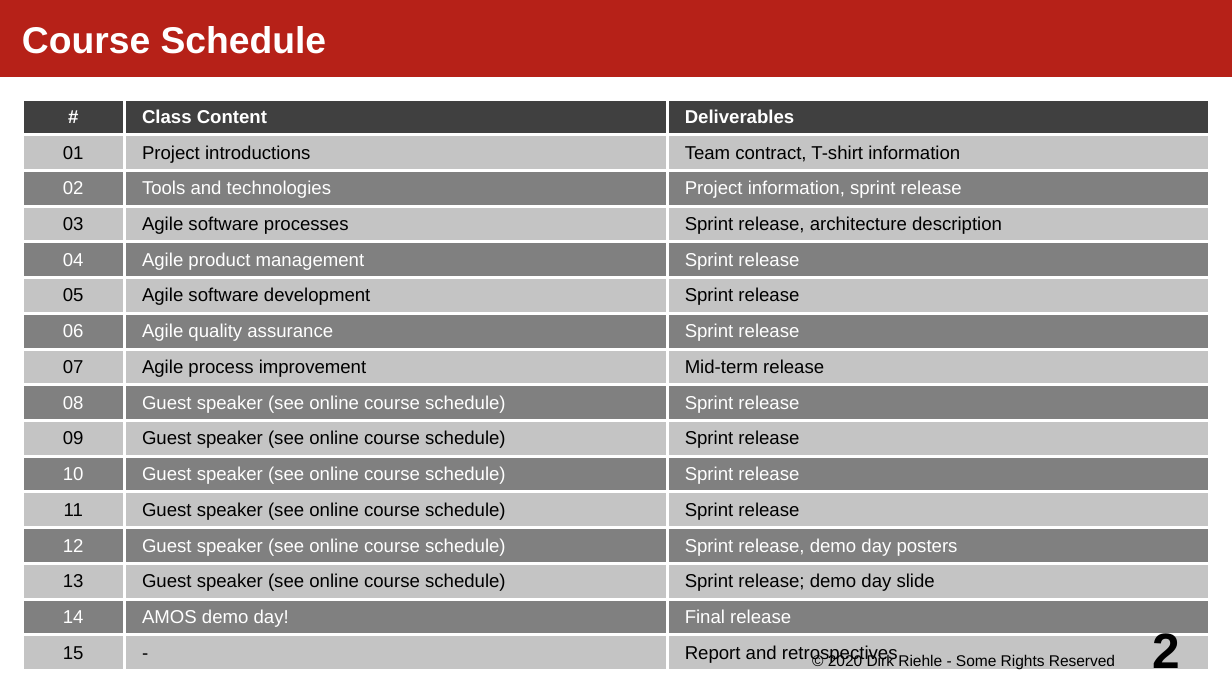
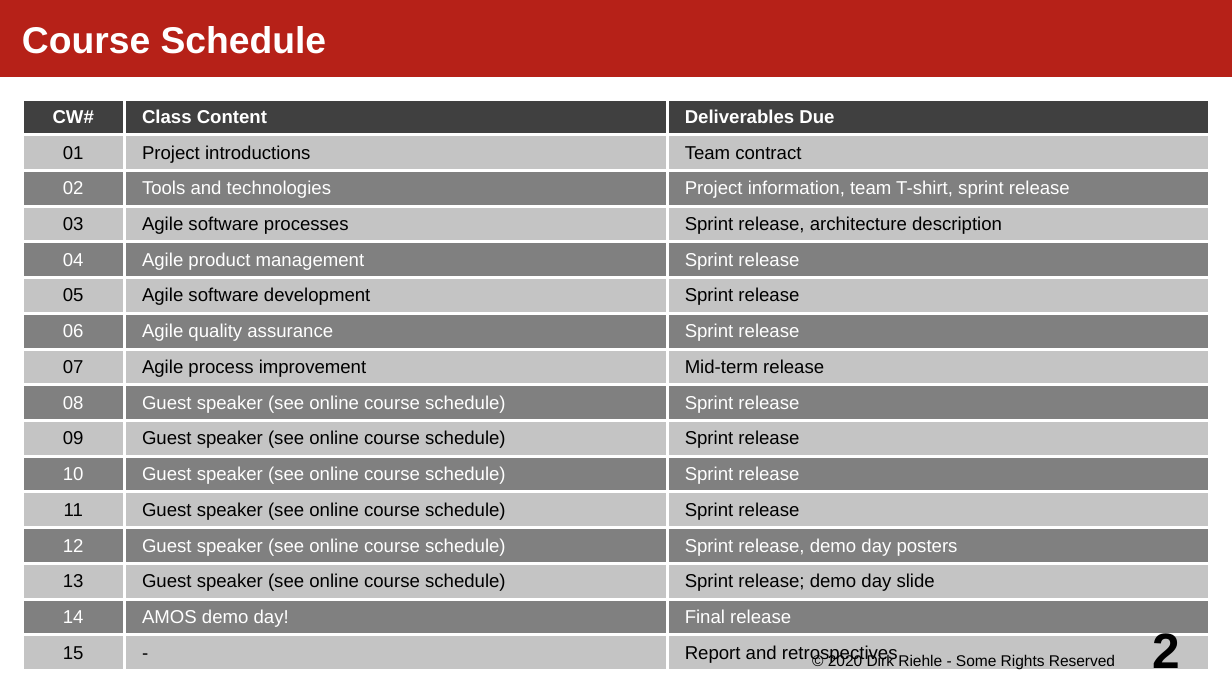
Before and after one commit to dirkriehle/amos-course, a slide deck: slide 2 of Lecture slides/AMOS A02 - Course Schedule.odp. Drawn at 1232x693 pixels with LibreOffice and Linux fonts; fonts in the diff are those of the drawing. Boxes give left, top, right and bottom in pixels: in the first picture for what was removed or moved away, otherwise in the second. Text is boxed around its words. In the diff, an @@ line names an element or a change of style, - is before the commit and + after.

Commit message:
Tried to clarify schedule further.

```diff
--- a/Lecture slides/AMOS A02 - Course Schedule.odp
+++ b/Lecture slides/AMOS A02 - Course Schedule.odp
@@ table at (x1=22, y1=99, x2=1212, y2=672) @@
-row 1, column 1: #
+row 1, column 1: CW#
-row 1, column 3: Deliverables
+row 1, column 3: Deliverables Due
-row 2, column 3: Team contract, T-shirt information
+row 2, column 3: Team contract
-row 3, column 3: Project information, sprint release
+row 3, column 3: Project information, team T-shirt, sprint release
```
